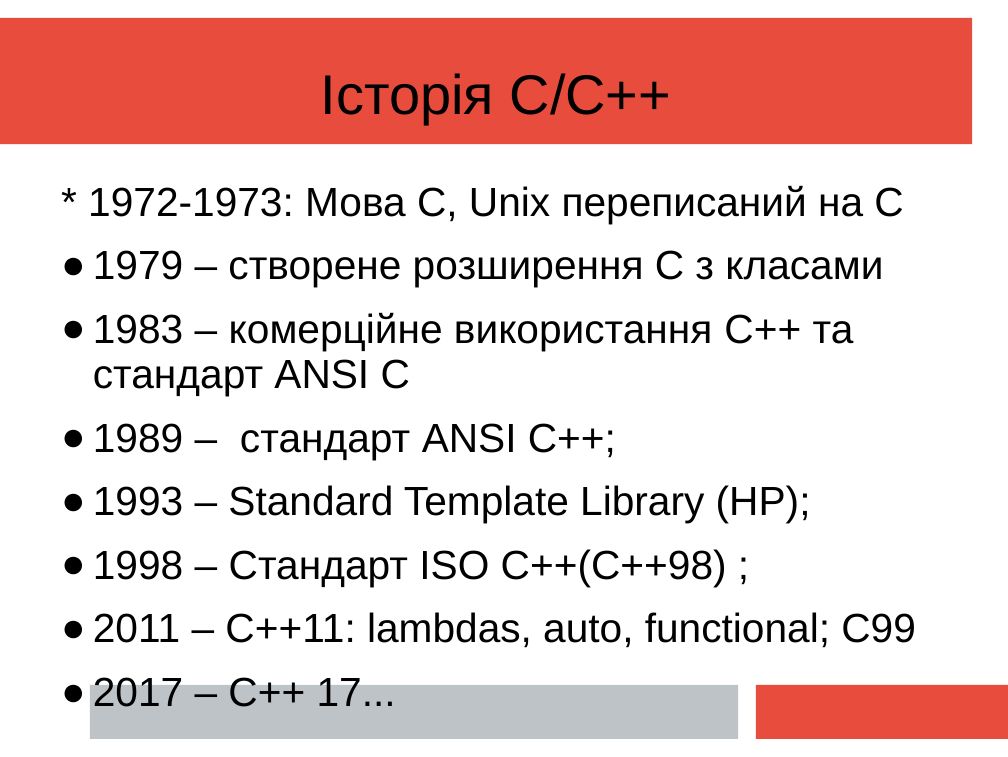
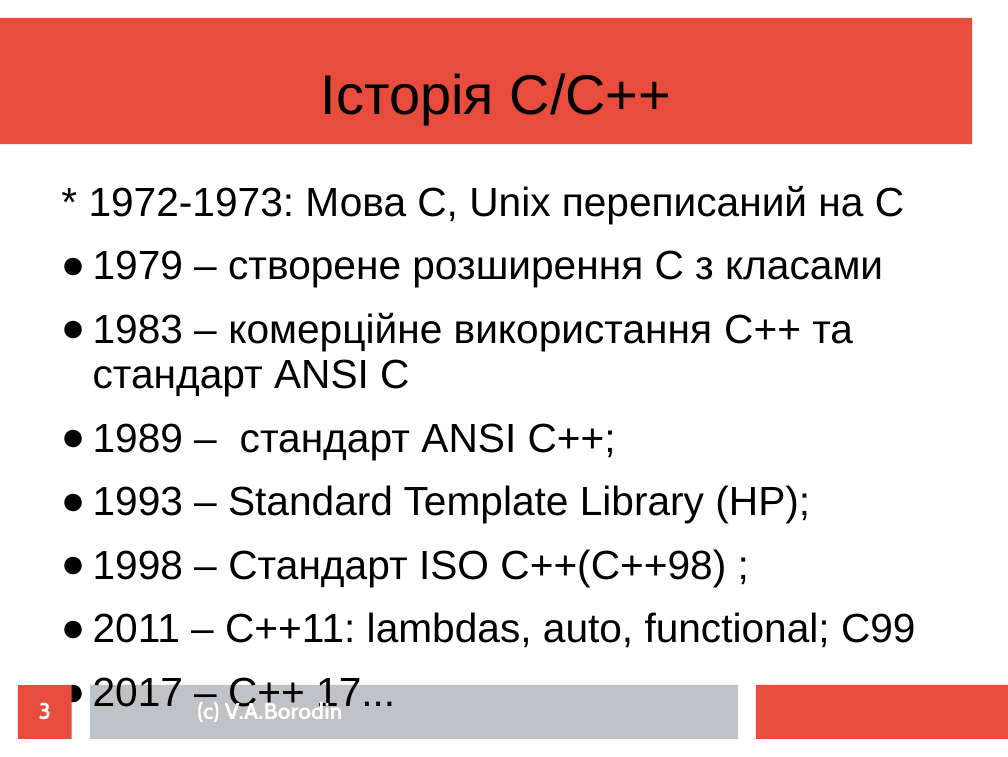
Before and after one commit to mecchmatProjects/CppCourse, a slide deck: slide 3 of Lect1/CppTutorUkr0.ppt (slide 2 before the commit). Drawn at 1008x757 pixels with LibreOffice and Linux fonts; fonts in the diff are those of the drawing. Boxes give left, top, right and bottom in pixels: in the first picture for what was removed or moved away, otherwise in the second. Text is boxed around its words. In the diff, an @@ line names an element or a change of style, - is before the commit and + after.

```diff
--- a/Lect1/CppTutorUkr0.ppt
+++ b/Lect1/CppTutorUkr0.ppt
@@ text "* 1972-1973: Мова C, Unix ..." at bbox=[89, 185, 916, 713]: indent changed @@
@@ page number added at bbox=[18, 684, 72, 738], fill #E74C3C, 18 pt, text #FFFFFF, bold @@
+3
@@ text added at bbox=[197, 700, 343, 722], 18 pt, text #FFFFFF, bold @@
+(c) V.A.Borodin
```
Also in this commit, not shown: 30 other slides changed, 6 slides added, 1 slide removed, 1 other file.
